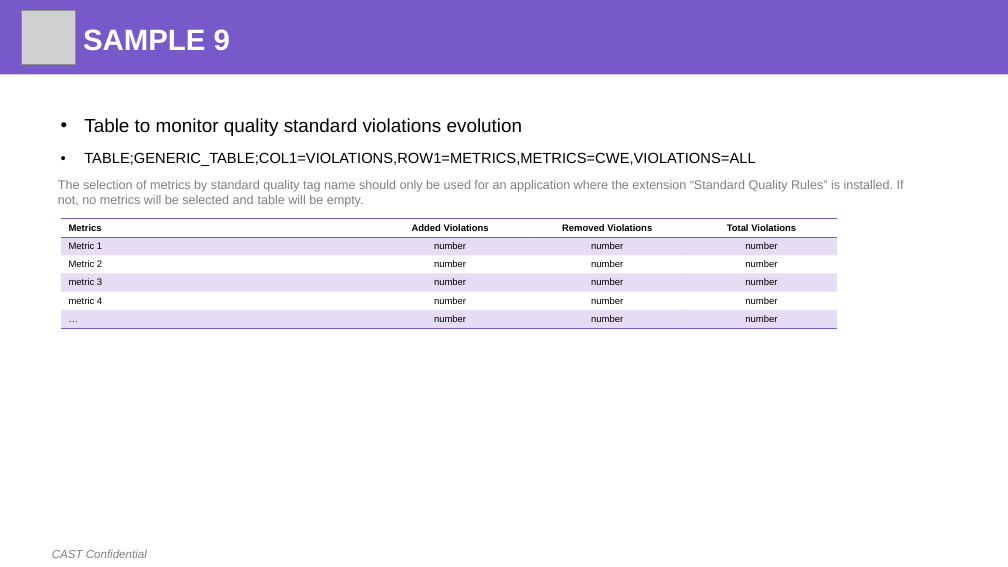
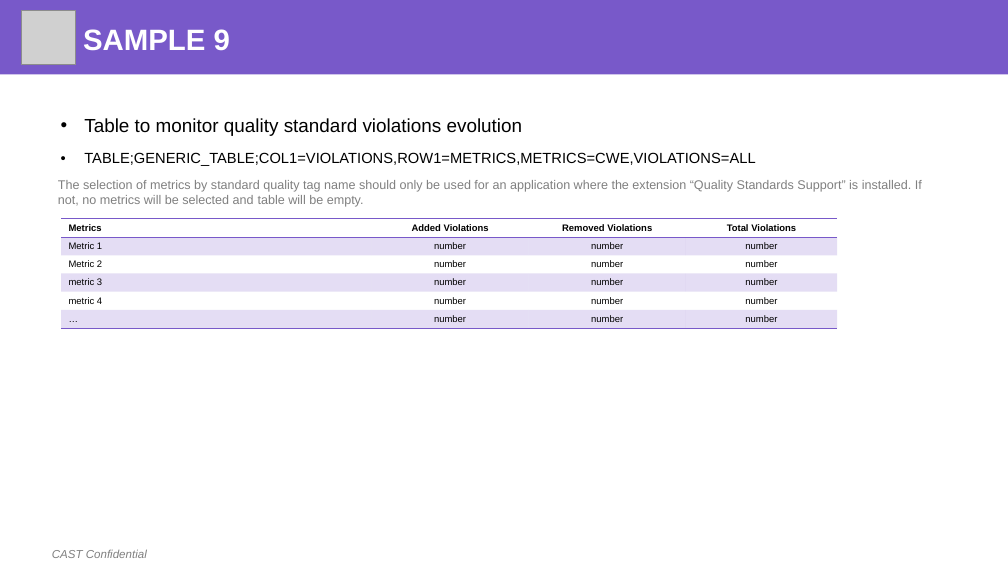
Before and after one commit to CAST-projects/ReportGenerator, a slide deck: slide 12 of CastReporting.Reporting/TemplatesFiles/Generic Table Definition.pptx. Drawn at 1008x567 pixels with LibreOffice and Linux fonts; fonts in the diff are those of the drawing; grey boxes stand for pictures; background and template pictures are left out. Boxes give left, top, right and bottom in pixels: in the first picture for what was removed or moved away, otherwise in the second. Text is boxed around its words. In the diff, an @@ line names an element or a change of style, - is before the commit and + after.

Commit message:
REPORTGEN-397 : fix extension name in templates

```diff
--- a/CastReporting.Reporting/TemplatesFiles/Generic Table Definition.pptx
+++ b/CastReporting.Reporting/TemplatesFiles/Generic Table Definition.pptx
@@ text at <box>58,180,922,207</box>: text changed @@
-The selection of metrics by standard quality tag name should only be used for an application where the extension “Standard Quality Rules” is installed. If not, no metrics will be selected and table will be empty.
+The selection of metrics by standard quality tag name should only be used for an application where the extension “Quality Standards Support” is installed. If not, no metrics will be selected and table will be empty.
```
Also in this commit, not shown: 3 other files.
